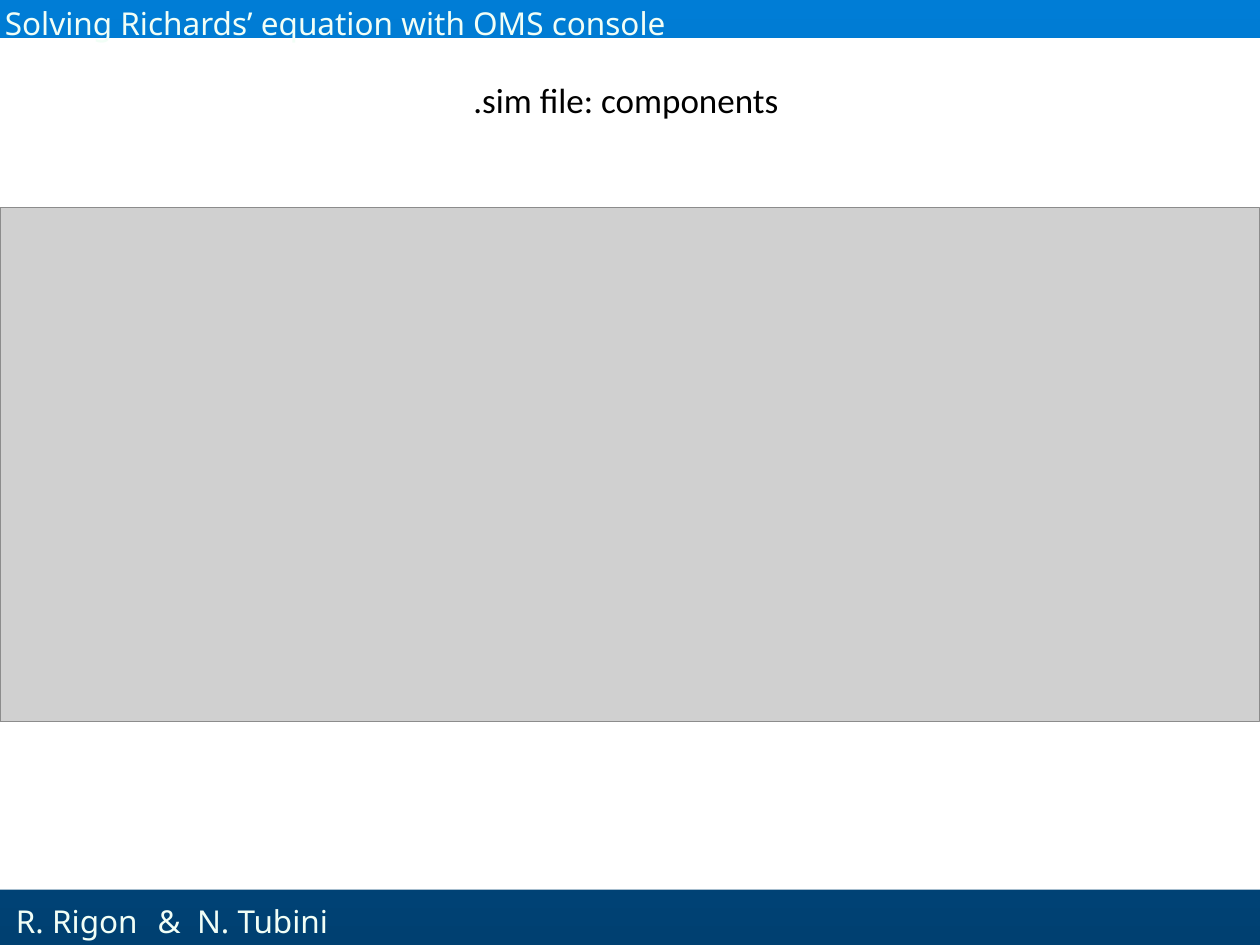
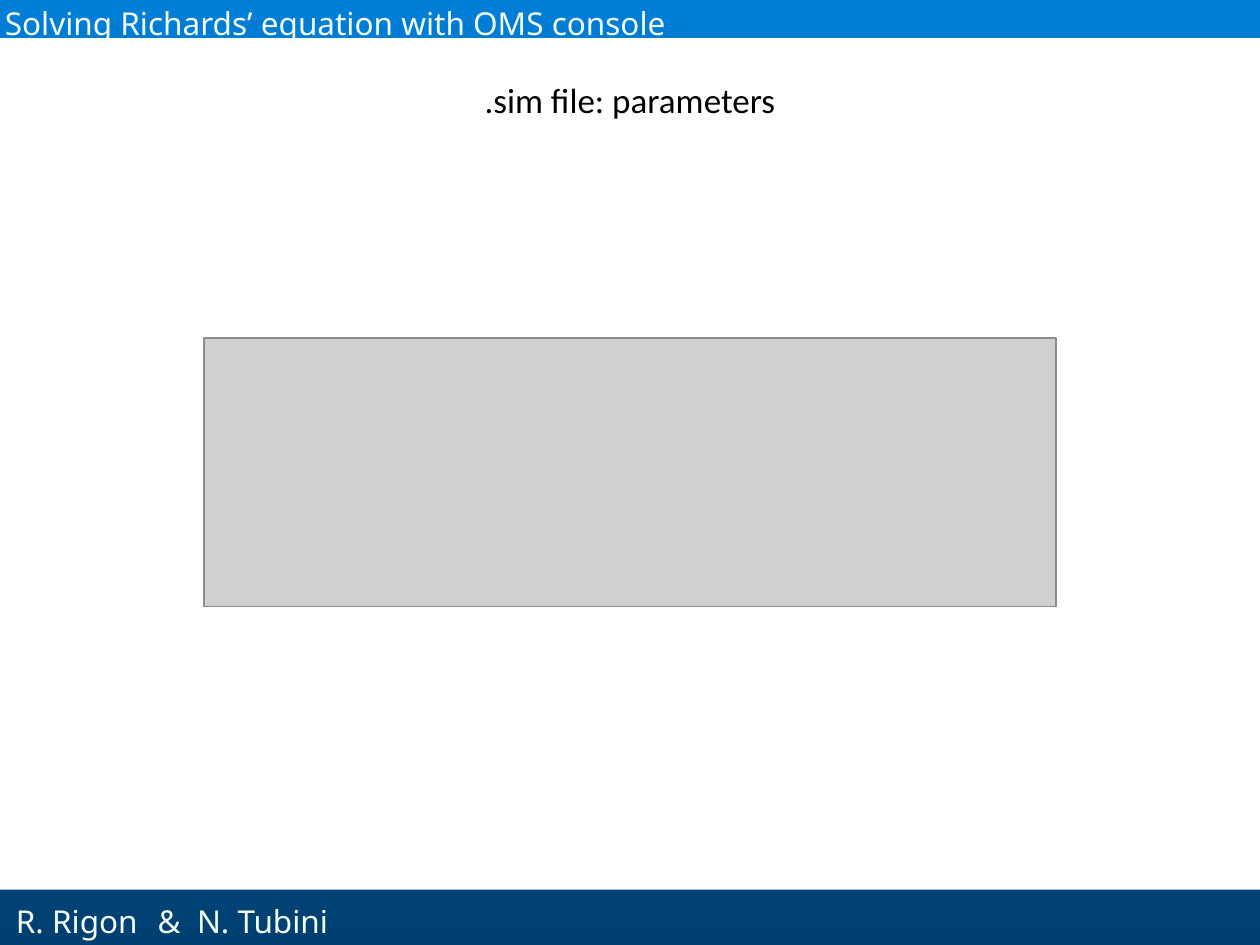
Before and after one commit to GEOframeOMSProjects/OMS_Project_Richards1D, a slide deck: slide 24 of Materials/Richards_English.pptx (slide 2 before the commit). Drawn at 1260x945 pixels with LibreOffice and Linux fonts; fonts in the diff are those of the drawing; grey boxes stand for pictures; background and template pictures are left out. Boxes give left, top, right and bottom in pixels: in the first picture for what was removed or moved away, otherwise in the second. Text is boxed around its words. In the diff, an @@ line names an element or a change of style, - is before the commit and + after.

```diff
--- a/Materials/Richards_English.pptx
+++ b/Materials/Richards_English.pptx
@@ text at [485,88,775,119]: text changed @@
-.sim file: components
+.sim file: parameters
@@ picture removed at [0,208,1259,722] @@
@@ picture added at [204,338,1056,606] @@
```
Also in this commit, not shown: 12 other slides changed, 26 slides added, 20 slides removed.
